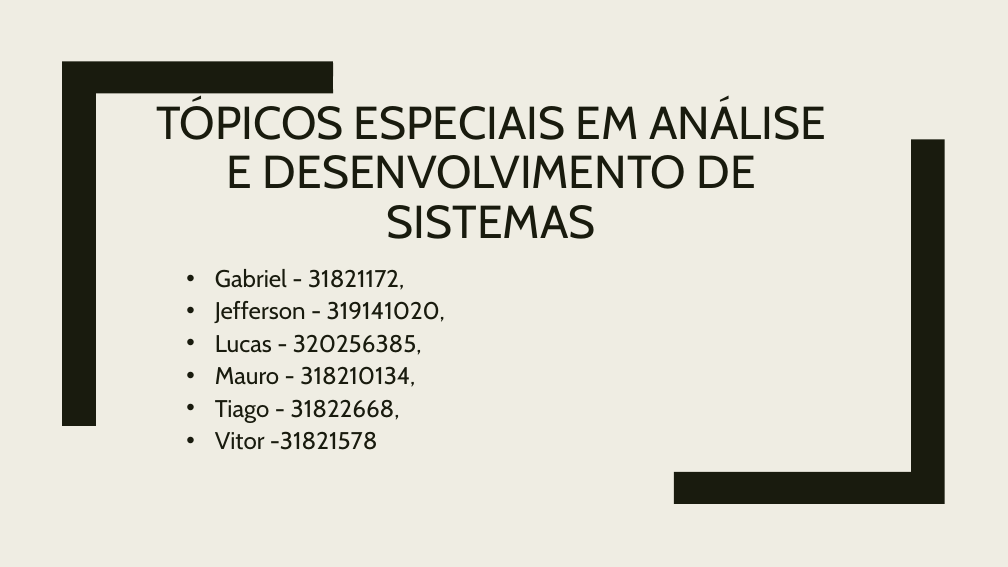
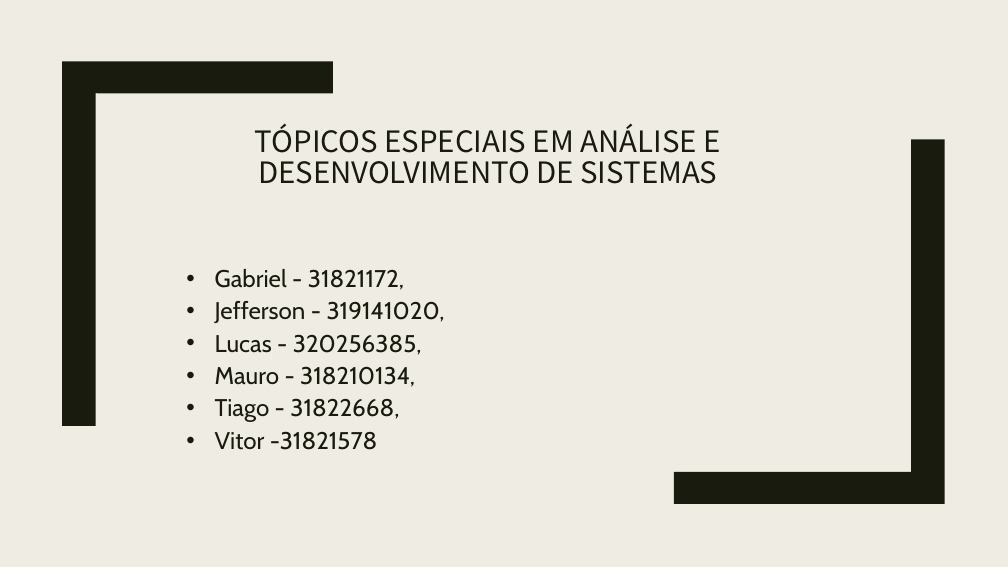
Before and after one commit to GabrielEngSist/UNA, a slide deck: slide 1 of 2020-02/Tópicos especiais em análise e desenvolvimento de sistemas/Apresentação de casos de aplicabilidade.pptx. Drawn at 1008x567 pixels with LibreOffice and Linux fonts; fonts in the diff are those of the drawing. Boxes give left, top, right and bottom in pixels: in the first picture for what was removed or moved away, otherwise in the second. Text is boxed around its words. In the diff, an @@ line names an element or a change of style, - is before the commit and + after.

```diff
--- a/2020-02/Tópicos especiais em análise e desenvolvimento de sistemas/Apresentação de casos de aplicabilidade.pptx
+++ b/2020-02/Tópicos especiais em análise e desenvolvimento de sistemas/Apresentação de casos de aplicabilidade.pptx
@@ text "TÓPICOS ESPECIAIS EM ANÁLISE E ...": place and size @@
-text "TÓPICOS ESPECIAIS EM ANÁLISE E ..." at [156,100,826,239]
+text "TÓPICOS ESPECIAIS EM ANÁLISE E ..." at [255,123,720,184]
@@ text "TÓPICOS ESPECIAIS EM ANÁLISE E ..." at [255,123,720,184]: size 44 to 28 pt, font Cabin to Noto Sans CJK SC @@
@@ freeform shape at [62,61,333,426]: outline redrawn @@
@@ freeform shape at [674,139,944,504]: outline redrawn @@
```
Also in this commit, not shown: 7 other slides changed, 1 slide added, 1 other file.
